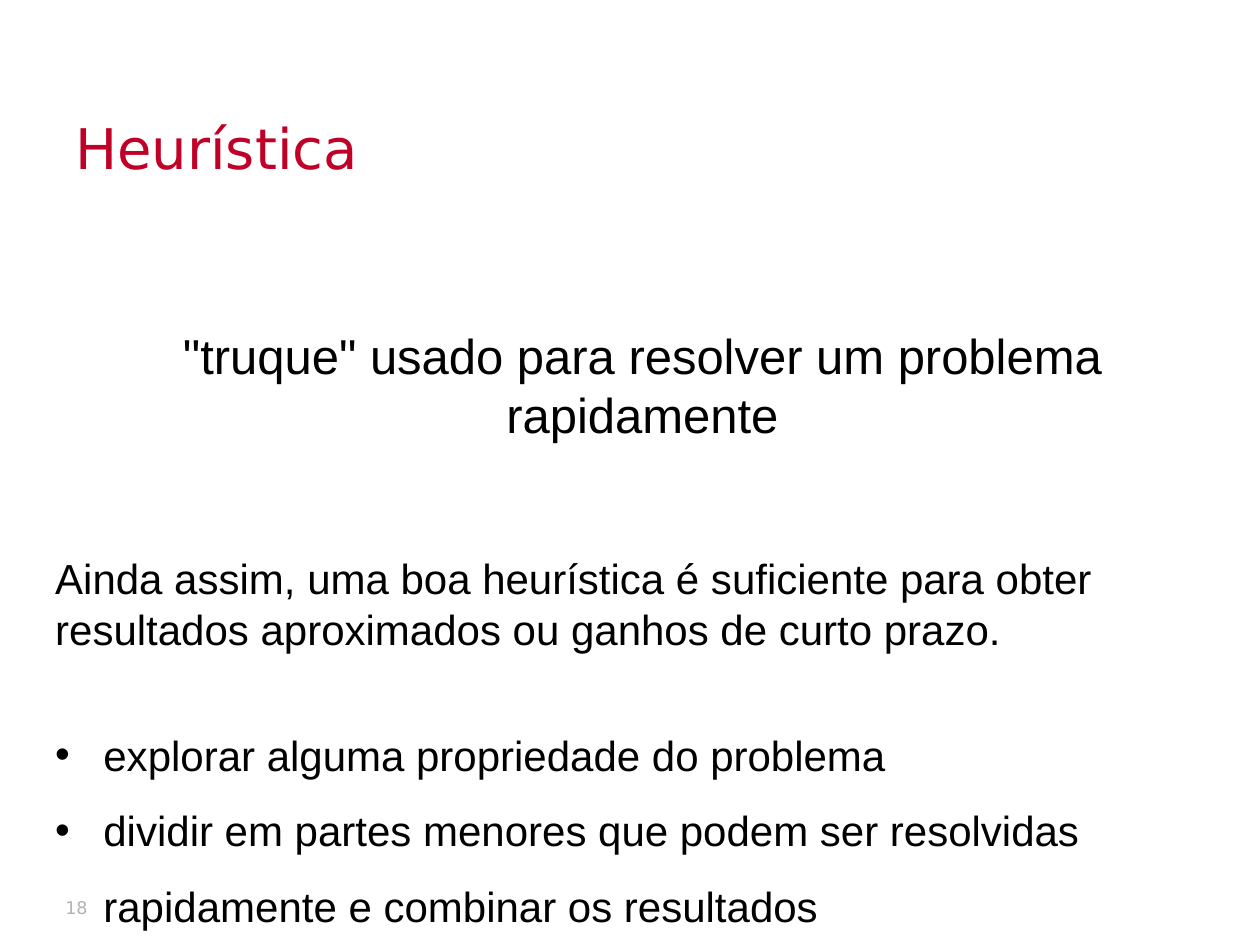
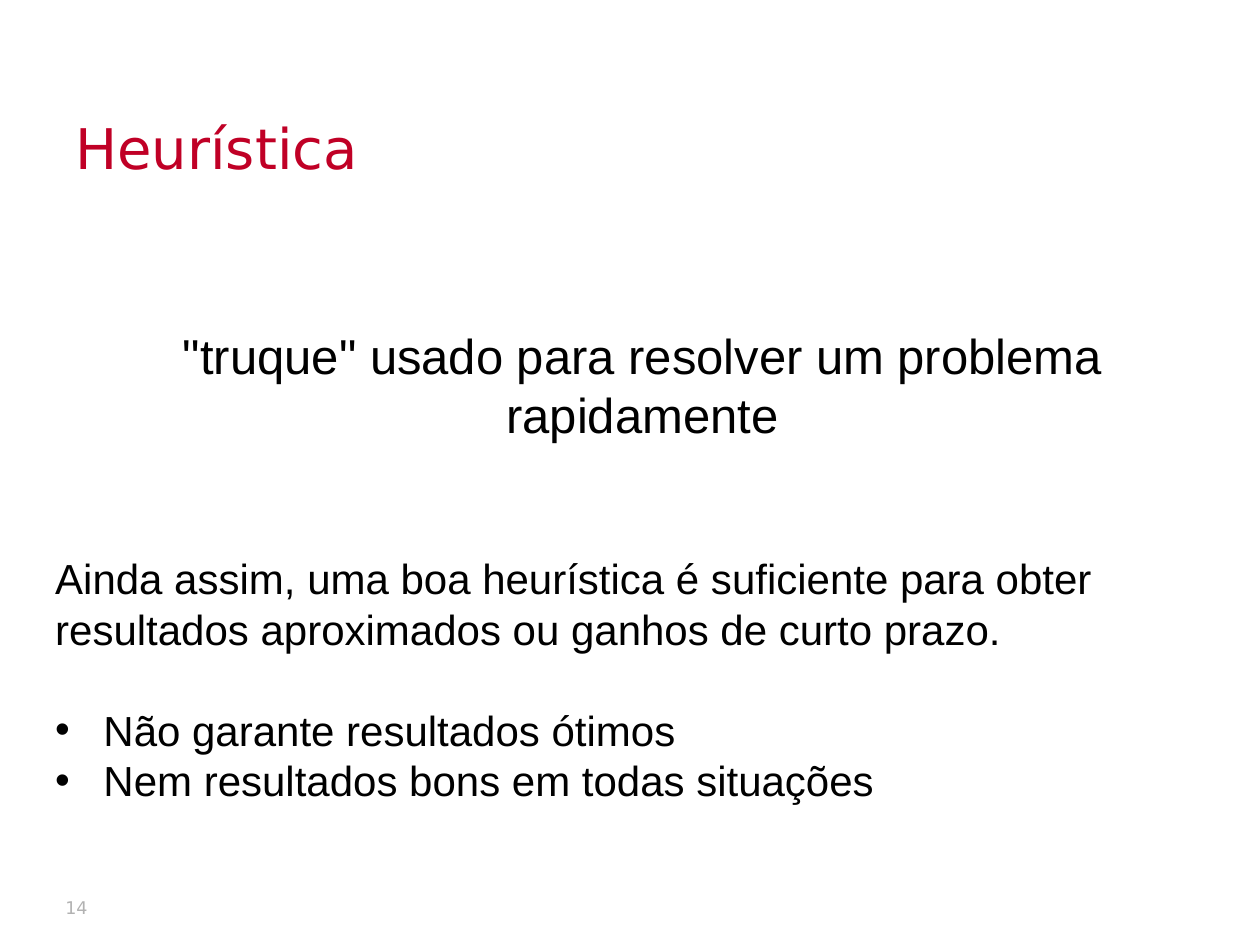
Before and after one commit to thalials/supercomp, a slide deck: slide 14 of aulas/05-algoritmos-aleatorios/slides.pptx (slide 18 before the commit). Drawn at 1260x945 pixels with LibreOffice and Linux fonts; fonts in the diff are those of the drawing; background and template pictures are left out. Boxes give left, top, right and bottom in pixels: in the first picture for what was removed or moved away, otherwise in the second. Text is boxed around its words. In the diff, an @@ line names an element or a change of style, - is before the commit and + after.

```diff
--- a/aulas/05-algoritmos-aleatorios/slides.pptx
+++ b/aulas/05-algoritmos-aleatorios/slides.pptx
@@ text at [103, 715, 873, 804]: text changed @@
-• explorar alguma propriedade do problema
-• dividir em partes menores que podem ser resolvidas rapidamente e combinar os resultados
+• Não garante resultados ótimos
+• Nem resultados bons em todas situações
@@ page number at [65, 901, 87, 914]: text changed @@
-18
+14
```
Also in this commit, not shown: 4 other slides changed, 15 slides added, 16 slides removed, 29 other files.
